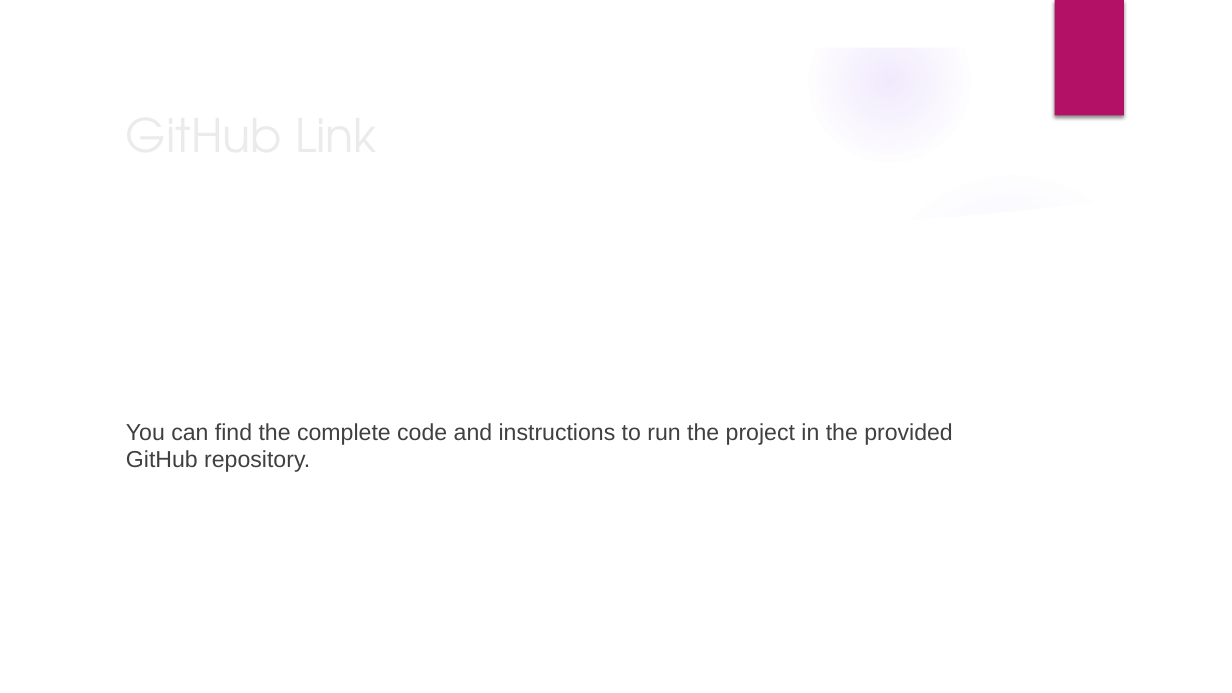
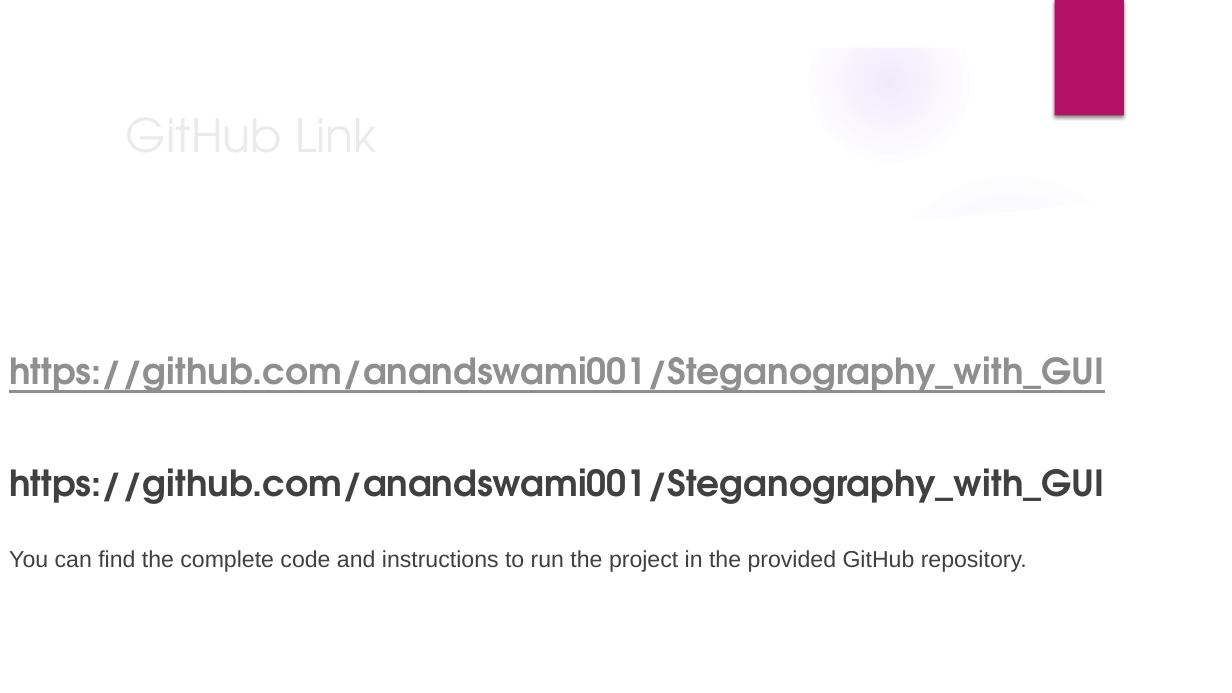
Before and after one commit to anandswami001/Steganography_with_GUI, a slide deck: slide 14 of Presentation1.pptx. Drawn at 1232x693 pixels with LibreOffice and Linux fonts; fonts in the diff are those of the drawing; background and template pictures are left out. Boxes give left, top, right and bottom in pixels: in the first picture for what was removed or moved away, otherwise in the second. Text is boxed around its words. In the diff, an @@ line names an element or a change of style, - is before the commit and + after.

```diff
--- a/Presentation1.pptx
+++ b/Presentation1.pptx
@@ text "https://github.com/anandswami001/Steganography_with_GUI": place and size @@
-text "https://github.com/anandswami001/Steganography_with_GUI" at <box>126,423,953,472</box>
+text "https://github.com/anandswami001/Steganography_with_GUI" at <box>9,356,1105,572</box>
@@ text at <box>9,356,1105,504</box>: paragraphs added @@
+https://github.com/anandswami001/Steganography_with_GUI
+https://github.com/anandswami001/Steganography_with_GUI
```
